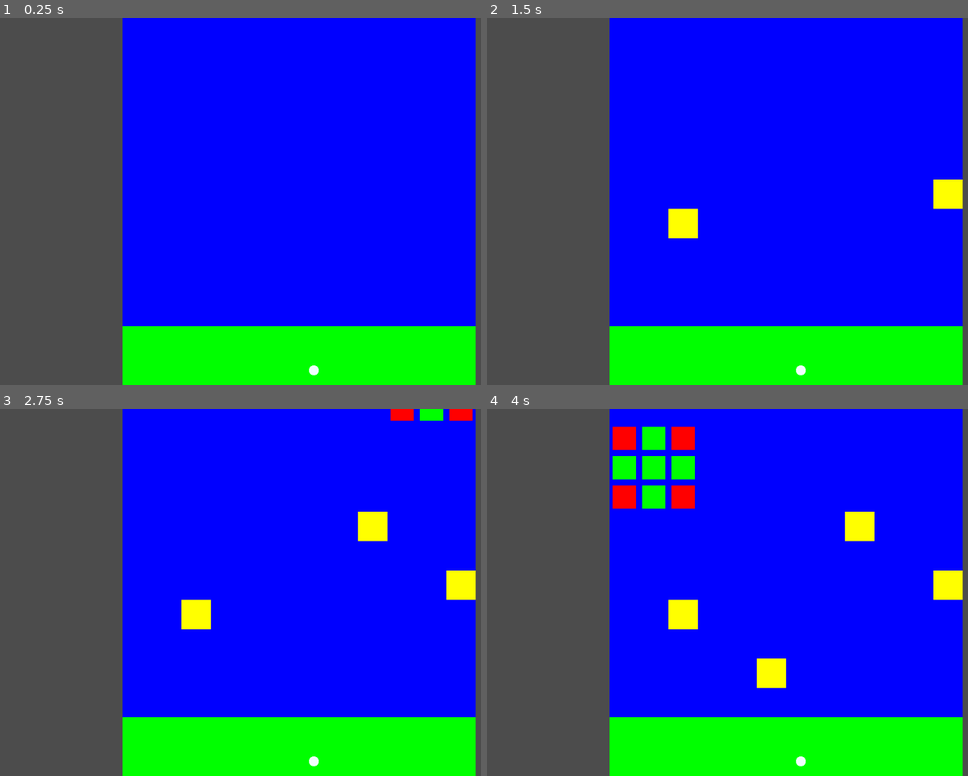
Above: before the commit, frames 1-4 (two rows, left to right).
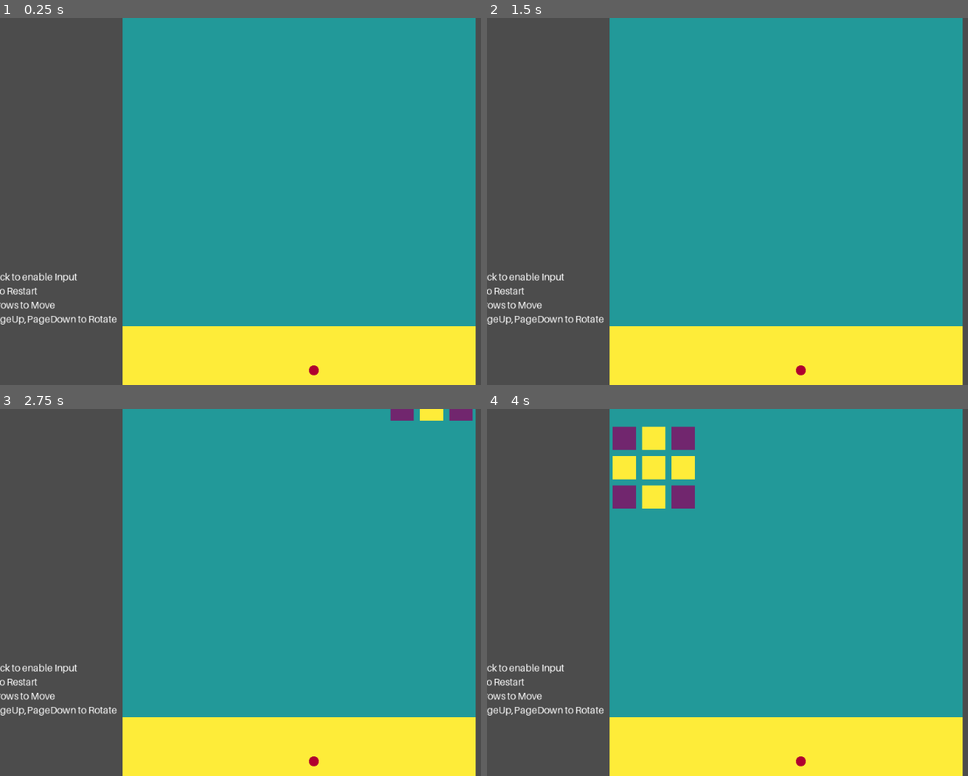
Above: after the commit, the same moments.

Repository: vinzBad/MinijamPort
Game: Godot game, scene res://world.tscn
The game is run twice, just before and just after one commit, with the same random seed, the same clock (stepped at 60 frames per second) and the same inputs.
Inputs (mouse positions are in pixels of both pictures, inside the frame that each line leads up to):
- Up to frame 1 (0.25 s): no input
- Up to frame 2 (1.5 s): tap Enter at 0.5, 1.25 s; move the mouse to (939, 183) at 0.52 s; hold Right (ui_right) 0.53-1.28 s; click (939, 183) at 0.6 s; move the mouse to (674, 219) at 1.27 s; hold Down (ui_down) from 1.28 s (still down); click (674, 219) at 1.35 s
- Up to frame 3 (2.75 s): tap Enter at 2 s; move the mouse to (375, 511) at 2.02 s; release Down (ui_down) at 2.03 s; hold Right (ui_right) from 2.03 s (still down); click (375, 511) at 2.1 s
- Up to frame 4 (4 s): tap Enter at 2.75, 3.5 s; move the mouse to (770, 665) at 2.77 s; click (770, 665) at 2.85 s; move the mouse to (outside the picture) at 3.52 s; release Right (ui_right) at 3.53 s; hold Left (ui_left) from 3.53 s (still down); click (outside the picture) at 3.6 s

The runs differ from the first frame. In frame 1, 74% of the frame differs, in the area x 0-100%, y 0-100%; in frame 2, 74%; in frame 3, 74%; in frame 4, 74%.

Commit message:
add annotations, reload and update colors

Diff:
--- a/Global.gd
+++ b/Global.gd
@@ -45,6 +45,9 @@
 func _ready():
 	add_to_group("needs_block_stopped")
 
+func _input(event):
+	if Input.is_action_just_pressed("reload_scene"):
+		get_tree().reload_current_scene()
 
 func block_stopped(block):
 	var block_width_px = BLOCK_WIDTH * map.TILE_SIZE
--- a/block.gd
+++ b/block.gd
@@ -189,12 +189,12 @@
 						local_pos.x + Global.map.TILE_SIZE * 0.1,
 						local_pos.y + Global.map.TILE_SIZE * 0.1),
 					Vector2(Global.map.TILE_SIZE, Global.map.TILE_SIZE ) * 0.80),
-					Color.red)
+					Color("71266E"))
 			elif (state == Global.TILE_WALKABLE):
 				draw_rect(Rect2(
 					Vector2(
 						local_pos.x + Global.map.TILE_SIZE * 0.1,
 						local_pos.y + Global.map.TILE_SIZE * 0.1),
 					Vector2(Global.map.TILE_SIZE, Global.map.TILE_SIZE ) * 0.80),
-					Color.green)
+					Color("FEEC39"))
 #	draw_circle(Vector2.ZERO, 5, Color.magenta)
--- a/character.gd
+++ b/character.gd
@@ -130,7 +130,7 @@
 	return path
 
 func _draw():
-	draw_circle(Vector2.ZERO, CHARACTER_SIZE, Color.azure)
+	draw_circle(Vector2.ZERO, CHARACTER_SIZE, Color("B0002F"))
 #	for tile in highest_walkables:
 #		var tile_local_pos = to_local(tile.to_global(Vector2.ONE * Global.map.TILE_SIZE / 2))
 #		draw_circle(tile_local_pos, CHARACTER_SIZE * 0.8, Color.goldenrod)
--- a/map.gd
+++ b/map.gd
@@ -1,5 +1,5 @@
 extends Node2D
-
+tool
 # Declare member variables here. Examples:
 # var a = 2
 # var b = "text"
@@ -18,6 +18,8 @@
 
 # Called when the node enters the scene tree for the first time.
 func _ready():
+	if Engine.editor_hint:
+		return
 	Global.map = self
 	camera.position.x = MAP_WIDTH / 2 * TILE_SIZE + TILE_SIZE / 2
 	camera.position.y = MAP_HEIGHT  * TILE_SIZE - get_viewport_rect().size.y / 2
@@ -93,9 +95,15 @@
 
 
 
-
-func _input(event):
-	if event.is_action_released("left_click") and Input.is_action_just_released("left_click"):
-		var tile = tile_at_global_position( get_global_mouse_position())
-		if tile:
-			tile.inc_state()
+func _draw():
+	if Engine.editor_hint:
+		for x in range(1, MAP_WIDTH):
+			draw_line(Vector2(x*TILE_SIZE, 0), Vector2(x*TILE_SIZE, TILE_SIZE * MAP_HEIGHT), Color.wheat, 2)
+		for y in range(1, MAP_HEIGHT):
+			draw_line(Vector2(0, y*TILE_SIZE), Vector2(TILE_SIZE * MAP_WIDTH, y*TILE_SIZE), Color.wheat, 2)
+#func _input(event):
+#	if event.is_action_released("left_click") and Input.is_action_just_released("left_click"):
+#		var tile = tile_at_global_position( get_global_mouse_position())
+#		if tile:
+#			tile.inc_state()
+#
--- a/project.godot
+++ b/project.godot
@@ -41,6 +41,11 @@
 "events": [ Object(InputEventMouseButton,"resource_local_to_scene":false,"resource_name":"","device":0,"alt":false,"shi …(212 unchanged characters)…
  ]
 }
+reload_scene={
+"deadzone": 0.5,
+"events": [ Object(InputEventKey,"resource_local_to_scene":false,"resource_name":"","device":0,"alt":false,"shift":false,"control":false,"meta":false,"command":false,"pressed":false,"scancode":82,"unicode":0,"echo":false,"script":null)
+ ]
+}
 
 [rendering]
 
--- a/tile.gd
+++ b/tile.gd
@@ -62,13 +62,13 @@
 	var rect_size = Vector2(Global.map.TILE_SIZE, Global.map.TILE_SIZE)
 	var state_text = "NONE"
 	if (state == Global.TILE_FREE):
-		draw_rect(Rect2(Vector2.ZERO, rect_size ), Color.blue);
+		draw_rect(Rect2(Vector2.ZERO, rect_size ), Color("229999"));
 		state_text = "FREE"
 	elif (state == Global.TILE_BLOCKED):
-		draw_rect(Rect2(Vector2.ZERO, rect_size ), Color.red);
+		draw_rect(Rect2(Vector2.ZERO, rect_size ), Color("71266E"));
 		state_text = "BLOCKED"
 	elif (state == Global.TILE_WALKABLE):
-		draw_rect(Rect2(Vector2.ZERO, rect_size ), Color.green);
+		draw_rect(Rect2(Vector2.ZERO, rect_size ), Color("FEEC39"));
 		state_text = "WALKABLE"
 	elif (state == Global.TILE_GOAL):
 		draw_rect(Rect2(Vector2.ZERO, rect_size ), Color.yellow);
--- a/world.tscn
+++ b/world.tscn
@@ -1,9 +1,10 @@
-[gd_scene load_steps=5 format=2]
+[gd_scene load_steps=6 format=2]
 
 [ext_resource path="res://map.gd" type="Script" id=1]
 [ext_resource path="res://block.tscn" type="PackedScene" id=2]
 [ext_resource path="res://character.gd" type="Script" id=3]
 [ext_resource path="res://navdebug.gd" type="Script" id=4]
+[ext_resource path="res://default_font.tres" type="DynamicFont" id=5]
 
 [node name="world" type="Node2D"]
 
@@ -32,3 +33,14 @@
 [node name="camera" type="Camera2D" parent="."]
 position = Vector2( 248.711, 299.961 )
 current = true
+
+[node name="Label" type="Label" parent="."]
+margin_left = -218.68
+margin_top = 1253.12
+margin_right = -8.67953
+margin_bottom = 1342.12
+custom_fonts/font = ExtResource( 5 )
+text = "Click to enable Input
+R to Restart
+Arrows to Move
+PageUp,PageDown to Rotate"
